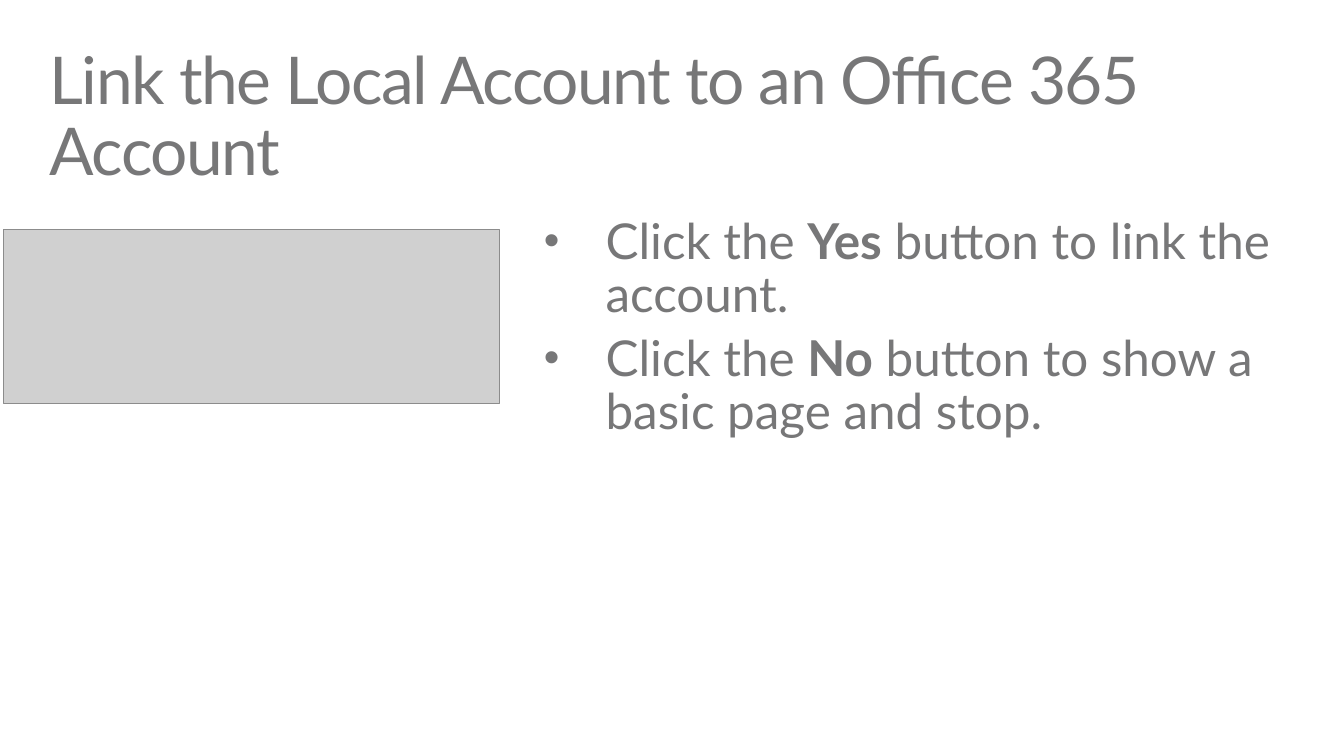
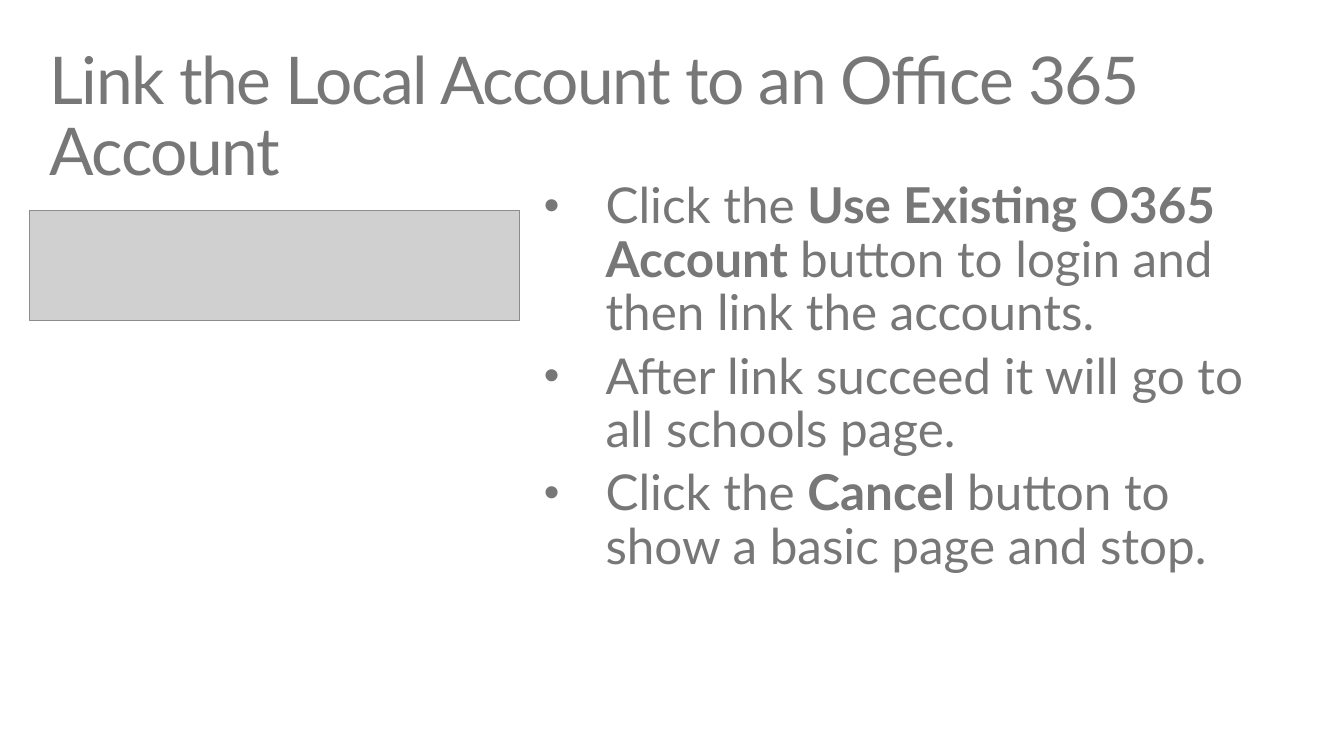
Before and after one commit to TJVering/EDUGraphAPI, a slide deck: slide 18 of EDU GRAPH-API Demo Script.pptx (slide 15 before the commit). Drawn at 1344x756 pixels with LibreOffice and Linux fonts; fonts in the diff are those of the drawing; grey boxes stand for pictures. Boxes give left, top, right and bottom in pixels: in the first picture for what was removed or moved away, otherwise in the second. Text is boxed around its words. In the diff, an @@ line names an element or a change of style, - is before the commit and + after.

```diff
--- a/EDU GRAPH-API Demo Script.pptx
+++ b/EDU GRAPH-API Demo Script.pptx
@@ text at (606,186,1243,573): text changed @@
-• Click the Yes button to link the account.
-• Click the No button to show a basic page and stop.
+• Click the Use Existing O365 Account button to login and then link the accounts.
+• After link succeed it will go to all schools page.
+• Click the Cancel button to show a basic page and stop.
@@ picture removed at (3,229,499,403) @@
@@ picture added at (30,210,520,321) @@
```
Also in this commit, not shown: 9 other slides changed, 11 slides added, 3 slides removed, 27 other files.
